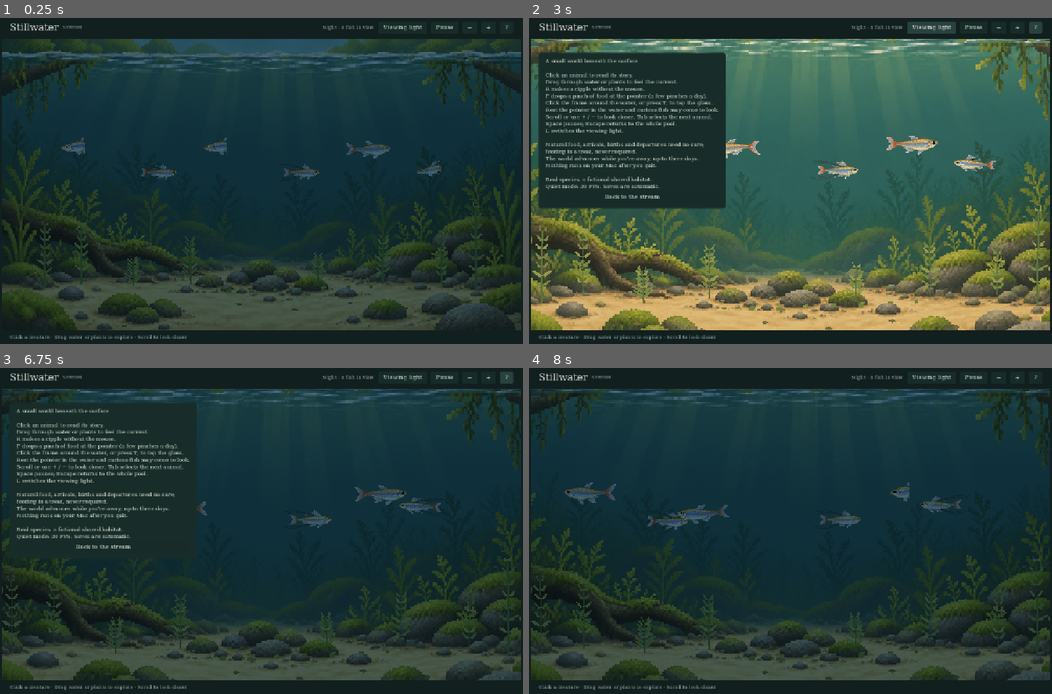
Above: before the commit, frames 1-4 (two rows, left to right).
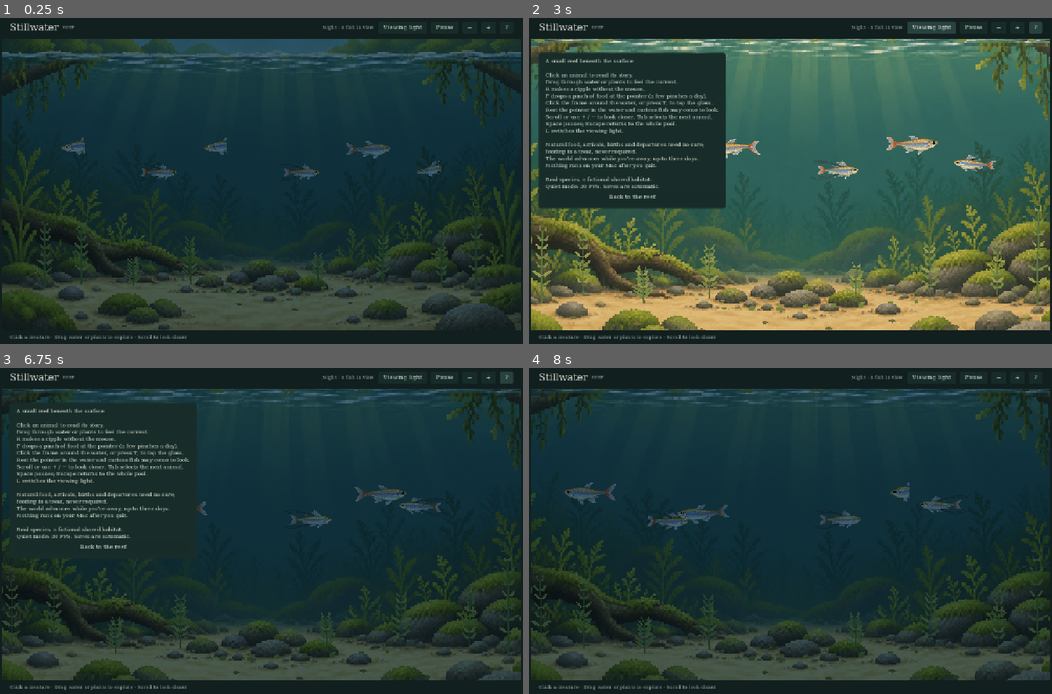
Above: after the commit, the same moments.

Repository: ianlin0430/stillwater
Game: Godot game, scene res://scenes/main.tscn
Same seed, same stepped clock (60 frames per second), same inputs: the game is played once before the commit and once after it.
Inputs (mouse positions are in pixels of both pictures, inside the frame that each line leads up to):
- Up to frame 1 (0.25 s): no input
- Up to frame 2 (3 s): click "Viewing light" at 0.5 s; click "−" at 1.25 s; click "+" at 2 s; click "?" at 2.75 s
- Up to frame 3 (6.75 s): click (104, 547) at 3.5 s, where only the run before the commit has a clickable "Back to the stream"; click "Viewing light" at 4.25 s; click "−" at 5 s; click "+" at 5.75 s; click "?" at 6.5 s
- Up to frame 4 (8 s): click (633, 547) at 7.25 s, where only the run after the commit has a clickable "Back to the reef"

The runs differ from the first frame. In frame 1, less than 0.1% of the frame differs, in the area x 12-16%, y 2-4%; in frame 2, 0.2%, in the area x 7-25%, y 2-56%; in frame 3, 0.2%; in frame 4, less than 0.1%.

Commit message:
Stillwater Reef: rename the app (0.6.0, new user data folder)
config/name, export path, bundle id local.ianlin.stillwater-reef, version 0.6.0,
title/help strings. Godot derives user:// from the name (no custom user dir), so
the save lives in app_userdata/Stillwater Reef and the old folder stays as backup.

Co-Authored-By: Claude Opus 5.5 <noreply@anthropic.com>

Diff:
--- a/stream/project.godot
+++ b/stream/project.godot
@@ -1,8 +1,8 @@
 config_version=5
 
 [application]
-config/name="Stillwater Stream"
-config/description="A small world beneath the surface"
+config/name="Stillwater Reef"
+config/description="A small reef beneath the surface"
 run/main_scene="res://scenes/main.tscn"
 config/features=PackedStringArray("4.6", "GL Compatibility")
 
--- a/stream/scripts/main.gd
+++ b/stream/scripts/main.gd
@@ -157,7 +157,7 @@
 	serif.font_names=PackedStringArray(["Georgia","serif"])
 	title.add_theme_font_override("font",serif)
 	header.add_child(title)
-	var subtitle: Label = _label("STREAM",10,MUTED)
+	var subtitle: Label = _label("REEF",10,MUTED)
 	subtitle.size_flags_vertical=Control.SIZE_SHRINK_CENTER
 	header.add_child(subtitle)
 	var spacer := Control.new()
@@ -215,10 +215,10 @@
 	var help_box := VBoxContainer.new()
 	help_panel.add_child(help_box)
 	var help_text := Label.new()
-	help_text.text="A small world beneath the surface\n\nClick an animal  …(733 unchanged characters)…
+	help_text.text="A small reef beneath the surface\n\nClick an animal  …(733 unchanged characters)…
 	help_text.add_theme_font_size_override("font_size",13)
 	help_box.add_child(help_text)
-	help_box.add_child(_button("Back to the stream",func() -> void: help_panel.hide()))
+	help_box.add_child(_button("Back to the reef",func() -> void: help_panel.hide()))
 	help_panel.hide()
 
 func _label(text: String, font_size: int, color: Color=CREAM) -> Label:
@@ -393,7 +393,7 @@
 	stage.natural_light=clampf(sin((hour-6)/12*PI),0,1)
 	stage.viewing_light=viewing_light
 	climate.text=("Night" if hour<6 or hour>=20 else "Evening" if hour>=17 else "Morning" if hour<11 else "Daylight")+" · "+str(stage.visible_ids().size())+" fish in view"
-	status.text="Click a creature · Drag water or plants to explore · Scroll to look closer" if not paused else "Paused · the stream will continue when you resume"
+	status.text="Click a creature · Drag water or plants to explore · Scroll to look closer" if not paused else "Paused · the reef will continue when you resume"
 	if qa_clock<away_until and not away_text.is_empty():
 		status.text=away_text
 	if qa_clock<notice_until:
Not shown, changed: stream/export_presets.cfg
Not shown, changed: stream/README.md
Not shown, changed: stream/tools/foreground_acceptance.py
Not shown, changed: stream/tools/persistence_acceptance.py
